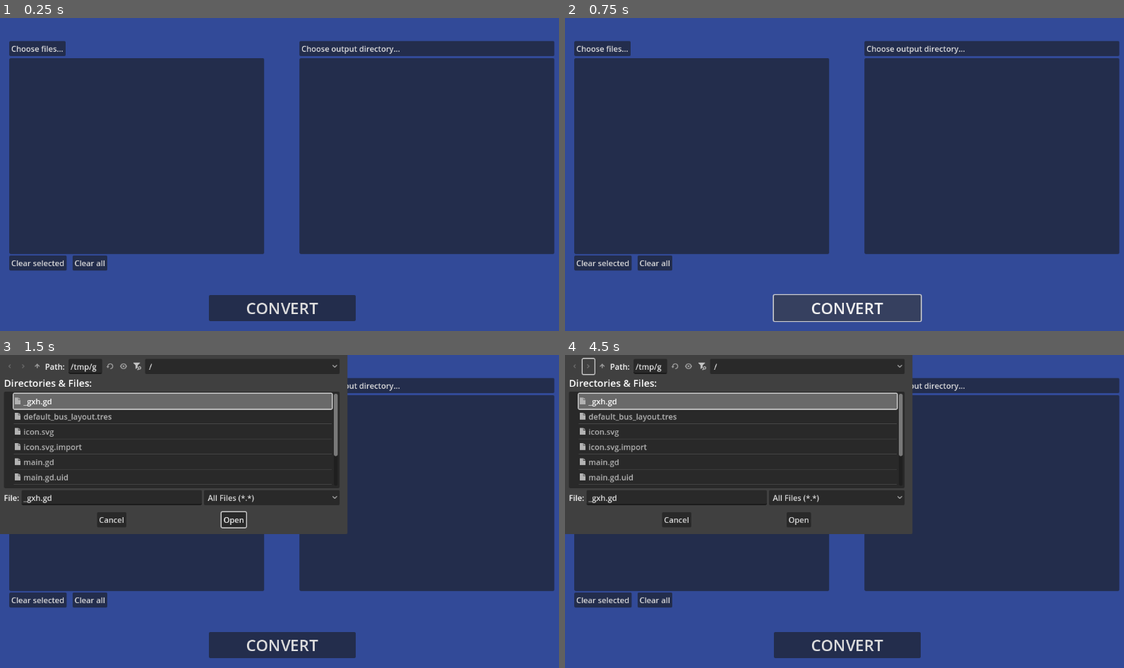
Above: before the commit, frames 1-4 (two rows, left to right).
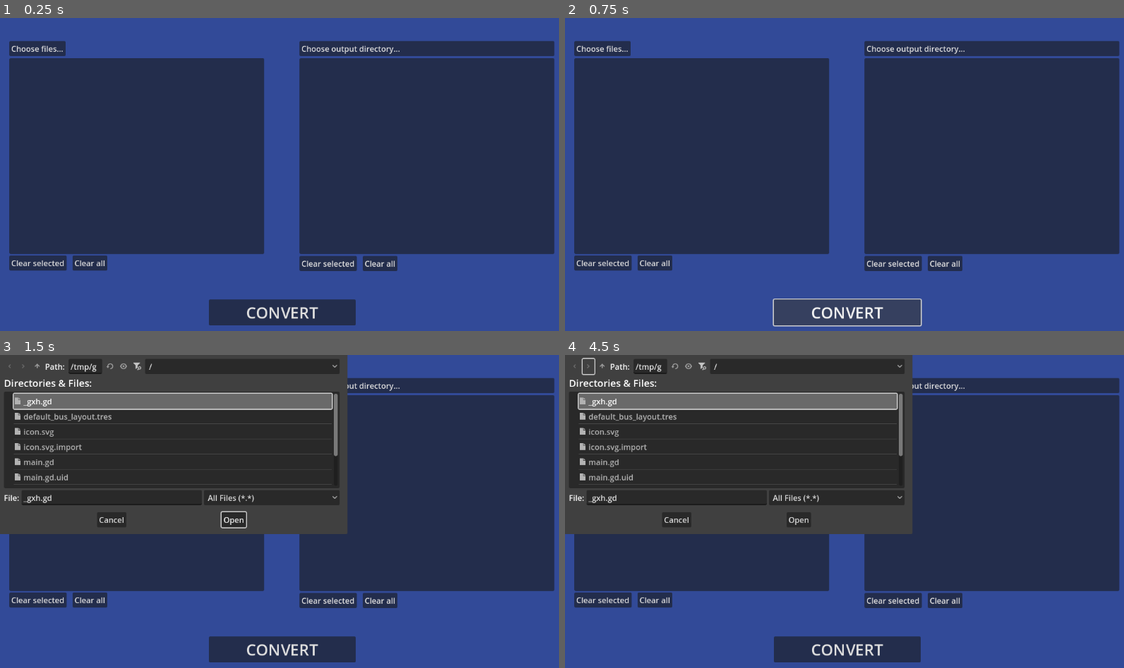
Above: after the commit, the same moments.

Repository: m-kiszka/AudioVolumeToJsonConverter
Game: Godot game, scene res://main.tscn
Two runs of this game, one before a commit and one after it. Both use one fixed random seed, a clock stepped at 60 frames per second and the inputs below.
Inputs (mouse positions are in pixels of both pictures, inside the frame that each line leads up to):
- Up to frame 1 (0.25 s): no input
- Up to frame 2 (0.75 s): click "CONVERT" at 0.5 s
- Up to frame 3 (1.5 s): click "Choose files..." at 1.25 s
- Up to frame 4 (4.5 s): click "Clear all" at 2 s; click "Clear selected" at 2.75 s; click "Choose output directory..." at 3.5 s; click (587, 367) at 4.25 s

The runs differ from the first frame. In frame 1, 1.8% of the frame differs, in the area x 37-72%, y 75-99%; in frame 2, 2.2%; in frame 3, 1.8%; in frame 4, 1.8%.

Commit message:
Added progress bar, new line in json,

Diff:
--- a/main.gd
+++ b/main.gd
@@ -13,6 +13,7 @@
 var converting: bool = false;
 var currentlyConvertedIndex: int = 0;
 @export var convertedList: ItemList;
+var convertedListIndexes: Array[int];
 
 @export var outputDirDialog: FileDialog;
 @export var outputDirButton: Button;
@@ -20,6 +21,12 @@
 @export var convertingBtn: Button;
 
 @export var audioPlayer: AudioStreamPlayer;
+@export var playbackTimer: Timer;
+var maxAudioPosition: float;
+
+@export var progressBar: ProgressBar;
+
+var canClick: bool = true;
 
 func _ready():
 	regexFilename.compile("[^/]*$");
@@ -28,24 +35,28 @@
 	convertedList.clear();
 
 func _onChooseFiles() -> void:
+	if (!canClick): return;
 	fileDialog.visible = true;
 
 func _onFilesSelected(paths: PackedStringArray) -> void:
+	if (!canClick): return;
 	pathsList.assign(paths);
 	for path in paths:
 		var filename = regexFilename.search(path).get_string();
 		itemList.add_item(filename);
 
 func _OnMultiSelected(_index: int, _selected: bool) -> void:
+	if (!canClick): return;
 	selectedListIndexes.assign(itemList.get_selected_items());
-	print(selectedListIndexes);
 
 func _OnClearAll() -> void:
+	if (!canClick): return;
 	pathsList.clear();
 	itemList.clear();
 	selectedListIndexes.clear();
 
 func _OnClearSelected() -> void:
+	if (!canClick): return;
 	for xd in selectedListIndexes:
 		pathsList.remove_at(xd)
 		itemList.remove_item(xd)
@@ -53,17 +64,21 @@
 	selectedListIndexes.assign(itemList.get_selected_items());
 
 func _onChooseOutputDir() -> void:
+	if (!canClick): return;
 	outputDirDialog.visible = true;
 
 func _onDirSelected(dir: String) -> void:
+	if (!canClick): return;
 	outputDirButton.text = dir;
 
 func _onConvertPressed() -> void:
+	if (!canClick): return;
+
 	if (
 		outputDirButton.text != "Choose output directory..."
 		&& pathsList.size() > 0
 		&& !converting
-		):
+	):
 		currentlyConvertedIndex = 0;
 		convertQueue();
 		convertingStarted();
@@ -72,6 +87,11 @@
 func convertQueue() -> void:
 	if ((currentlyConvertedIndex+1) <= pathsList.size()):
 		var audioFile = AudioStreamOggVorbis.load_from_file(pathsList[currentlyConvertedIndex]);
+
+		maxAudioPosition = audioFile.get_length();
+		progressBar.max_value = maxAudioPosition;
+		playbackTimer.start(maxAudioPosition);
+
 		audioPlayer.set_stream(audioFile);
 		audioPlayer.play();
 	else:
@@ -84,13 +104,18 @@
 	convertQueue()
 
 func convertingFinished():
+	progressBar.visible = false;
+	progressBar.value = 0.0;
 	convertingBtn.disabled = false;
 	convertingBtn.text = "CONVERT";
+	canClick = true;
 	converting = false;
 
 func convertingStarted():
+	progressBar.visible = true;
 	convertingBtn.disabled = true;
 	convertingBtn.text = "CONVERTING...";
+	canClick = false;
 	converting = true;
 
 func _process(_delta):
@@ -98,9 +123,28 @@
 		var volume = spectrum.get_magnitude_for_frequency_range(0, 500).length()
 		currentVolumeData[AudioServer.get_time_since_last_mix()] = volume;
 
+		#var percentageLeft = (playbackTimer.time_left * 100) / maxAudioPosition;
+		progressBar.value = playbackTimer.time_left;
+
 func saveConvertedData():
 	var jsonFilename = regexFilenameNoExtension.search(itemList.get_item_text(currentlyConvertedIndex)).get_string(1) + '.json';
 	convertedList.add_item(jsonFilename);
 	var createdFile = FileAccess.open(outputDirButton.text + '/' + jsonFilename, FileAccess.WRITE);
-	var jsonString = JSON.stringify(currentVolumeData);
+	var jsonString = JSON.stringify(currentVolumeData, '\n');
 	createdFile.store_line(jsonString);
+
+
+func _onClearSelectedConverted() -> void:
+	if (!canClick): return;
+	for xd in convertedListIndexes:
+		convertedList.remove_item(xd)
+
+func _onClearAllConverted() -> void:
+	if (!canClick): return;
+	convertedListIndexes.clear();
+	convertedList.clear();
+
+
+func _onMultiSelectedConverted(_index: int, _selected: bool) -> void:
+	if (!canClick): return;
+	convertedListIndexes.assign(convertedList.get_selected_items());
--- a/main.tscn
+++ b/main.tscn
@@ -1,8 +1,14 @@
-[gd_scene load_steps=2 format=3 uid="uid://dcuk0ur3jm6w"]
+[gd_scene load_steps=4 format=3 uid="uid://dcuk0ur3jm6w"]
 
 [ext_resource type="Script" uid="uid://ddw5mke4m0ytb" path="res://main.gd" id="1_ig7tw"]
 
-[node name="Control" type="Control" node_paths=PackedStringArray("fileDialog", "itemList", "convertedList", "outputDirDialog", "outputDirButton", "convertingBtn", "audioPlayer")]
+[sub_resource type="StyleBoxFlat" id="StyleBoxFlat_ig7tw"]
+bg_color = Color(1, 1, 1, 1)
+
+[sub_resource type="StyleBoxFlat" id="StyleBoxFlat_0xm2m"]
+bg_color = Color(0.0487217, 0, 0.4025, 1)
+
+[node name="Control" type="Control" node_paths=PackedStringArray("fileDialog", "itemList", "convertedList", "outputDirDialog", "outputDirButton", "convertingBtn", "audioPlayer", "playbackTimer", "progressBar")]
 layout_mode = 3
 anchors_preset = 15
 anchor_right = 1.0
@@ -17,8 +23,10 @@
 convertedList = NodePath("CanvasLayer/ConvertedFiles/ItemList")
 outputDirDialog = NodePath("CanvasLayer/OutputDirDialog")
 outputDirButton = NodePath("CanvasLayer/ConvertedFiles/ChooseOutputDir")
-convertingBtn = NodePath("CanvasLayer/ConvertButton")
+convertingBtn = NodePath("CanvasLayer/Control/ConvertButton")
 audioPlayer = NodePath("AudioStreamPlayer")
+playbackTimer = NodePath("Timer")
+progressBar = NodePath("CanvasLayer/Control/ProgressBar")
 
 [node name="CanvasLayer" type="CanvasLayer" parent="."]
 follow_viewport_enabled = true
@@ -45,23 +53,6 @@
 file_mode = 1
 access = 2
 use_native_dialog = true
-
-[node name="ConvertButton" type="Button" parent="CanvasLayer"]
-anchors_preset = 7
-anchor_left = 0.5
-anchor_top = 1.0
-anchor_right = 0.5
-anchor_bottom = 1.0
-offset_left = -150.0
-offset_top = -82.0
-offset_right = 150.0
-offset_bottom = -29.0
-grow_horizontal = 2
-grow_vertical = 0
-size_flags_horizontal = 4
-size_flags_vertical = 4
-theme_override_font_sizes/font_size = 32
-text = "CONVERT"
 
 [node name="SelectedFiles" type="Control" parent="CanvasLayer"]
 layout_mode = 3
@@ -122,6 +113,7 @@
 alignment = 0
 
 [node name="ItemList" type="ItemList" parent="CanvasLayer/ConvertedFiles"]
+layout_mode = 0
 offset_left = -520.0
 offset_top = 35.0
 offset_bottom = 435.0
@@ -131,15 +123,78 @@
 item_0/selectable = false
 item_1/text = "TEST2"
 
+[node name="ClearFiles" type="Button" parent="CanvasLayer/ConvertedFiles"]
+layout_mode = 0
+offset_left = -391.0
+offset_top = 439.0
+offset_right = -320.0
+offset_bottom = 470.0
+text = "Clear all"
+
+[node name="ClearSelected" type="Button" parent="CanvasLayer/ConvertedFiles"]
+layout_mode = 0
+offset_left = -520.0
+offset_top = 439.0
+offset_right = -403.0
+offset_bottom = 470.0
+text = "Clear selected"
+
+[node name="Control" type="Control" parent="CanvasLayer"]
+layout_mode = 3
+anchors_preset = 7
+anchor_left = 0.5
+anchor_top = 1.0
+anchor_right = 0.5
+anchor_bottom = 1.0
+offset_left = -20.0
+offset_top = -40.0
+offset_right = 20.0
+grow_horizontal = 2
+grow_vertical = 0
+
+[node name="ProgressBar" type="ProgressBar" parent="CanvasLayer/Control"]
+visible = false
+layout_mode = 0
+offset_left = -130.0
+offset_top = 20.0
+offset_right = 170.0
+offset_bottom = 26.0
+theme_override_styles/background = SubResource("StyleBoxFlat_ig7tw")
+theme_override_styles/fill = SubResource("StyleBoxFlat_0xm2m")
+fill_mode = 1
+show_percentage = false
+
+[node name="ConvertButton" type="Button" parent="CanvasLayer/Control"]
+layout_mode = 1
+anchors_preset = 8
+anchor_left = 0.5
+anchor_top = 0.5
+anchor_right = 0.5
+anchor_bottom = 0.5
+offset_left = -150.0
+offset_top = -53.0
+offset_right = 150.0
+grow_horizontal = 2
+grow_vertical = 2
+size_flags_horizontal = 4
+size_flags_vertical = 4
+theme_override_font_sizes/font_size = 32
+text = "CONVERT"
+
 [node name="AudioStreamPlayer" type="AudioStreamPlayer" parent="."]
+
+[node name="Timer" type="Timer" parent="."]
+one_shot = true
 
 [connection signal="dir_selected" from="CanvasLayer/OutputDirDialog" to="." method="_onDirSelected"]
 [connection signal="files_selected" from="CanvasLayer/FileDialog" to="." method="_onFilesSelected"]
-[connection signal="pressed" from="CanvasLayer/ConvertButton" to="." method="_onConvertPressed"]
 [connection signal="multi_selected" from="CanvasLayer/SelectedFiles/ItemList" to="." method="_OnMultiSelected"]
 [connection signal="pressed" from="CanvasLayer/SelectedFiles/ChooseFilesBtn" to="." method="_onChooseFiles"]
 [connection signal="pressed" from="CanvasLayer/SelectedFiles/ClearFiles" to="." method="_OnClearAll"]
 [connection signal="pressed" from="CanvasLayer/SelectedFiles/ClearSelected" to="." method="_OnClearSelected"]
 [connection signal="pressed" from="CanvasLayer/ConvertedFiles/ChooseOutputDir" to="." method="_onChooseOutputDir"]
-[connection signal="multi_selected" from="CanvasLayer/ConvertedFiles/ItemList" to="." method="_OnMultiSelected"]
+[connection signal="multi_selected" from="CanvasLayer/ConvertedFiles/ItemList" to="." method="_onMultiSelectedConverted"]
+[connection signal="pressed" from="CanvasLayer/ConvertedFiles/ClearFiles" to="." method="_onClearAllConverted"]
+[connection signal="pressed" from="CanvasLayer/ConvertedFiles/ClearSelected" to="." method="_onClearSelectedConverted"]
+[connection signal="pressed" from="CanvasLayer/Control/ConvertButton" to="." method="_onConvertPressed"]
 [connection signal="finished" from="AudioStreamPlayer" to="." method="_onAudioFinished"]
